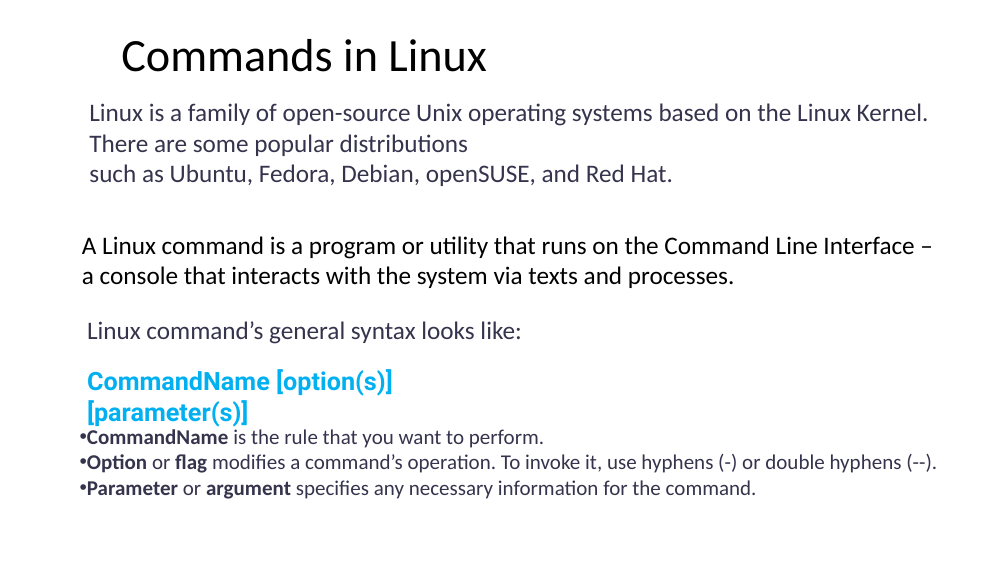
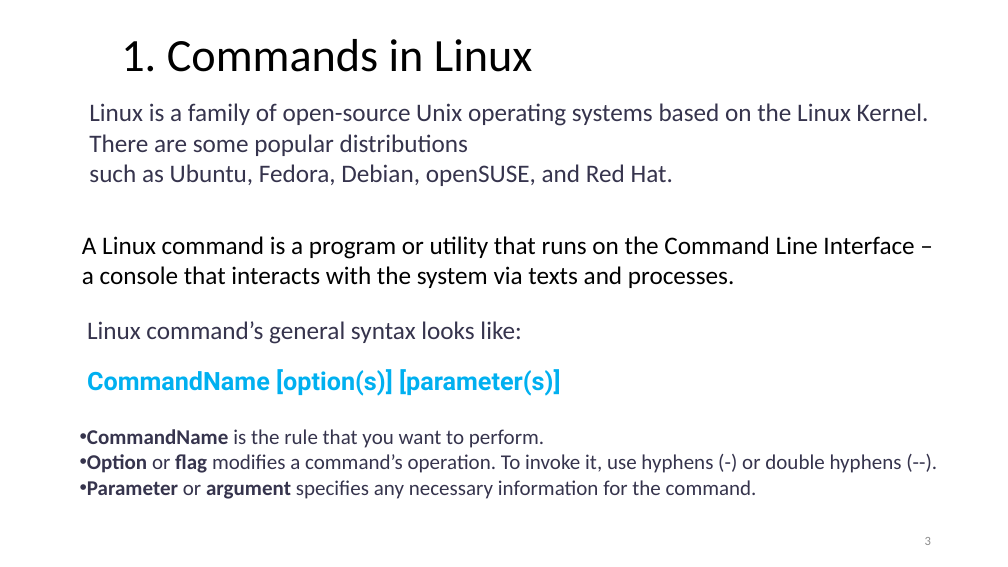
Before and after one commit to ShiqiYu/CPP, a slide deck: slide 3 of week03/Lab03.pptx (slide 2 before the commit). Drawn at 1008x567 pixels with LibreOffice and Linux fonts; fonts in the diff are those of the drawing; background and template pictures are left out. Boxes give left, top, right and bottom in pixels: in the first picture for what was removed or moved away, otherwise in the second. Text is boxed around its words. In the diff, an @@ line names an element or a change of style, - is before the commit and + after.

```diff
--- a/week03/Lab03.pptx
+++ b/week03/Lab03.pptx
@@ title at [121, 39, 532, 72]: text changed @@
-Commands in Linux
+1. Commands in Linux
@@ text "CommandName [option(s)] [parameter(s)]" rewrapped from [87, 369, 393, 427] to [87, 369, 560, 396] @@
@@ page number added at [925, 537, 931, 545], 12 pt, text #8C8C8C @@
+3
```
Also in this commit, not shown: 19 other slides changed, 21 slides added, 3 slides removed, 8 other files.
